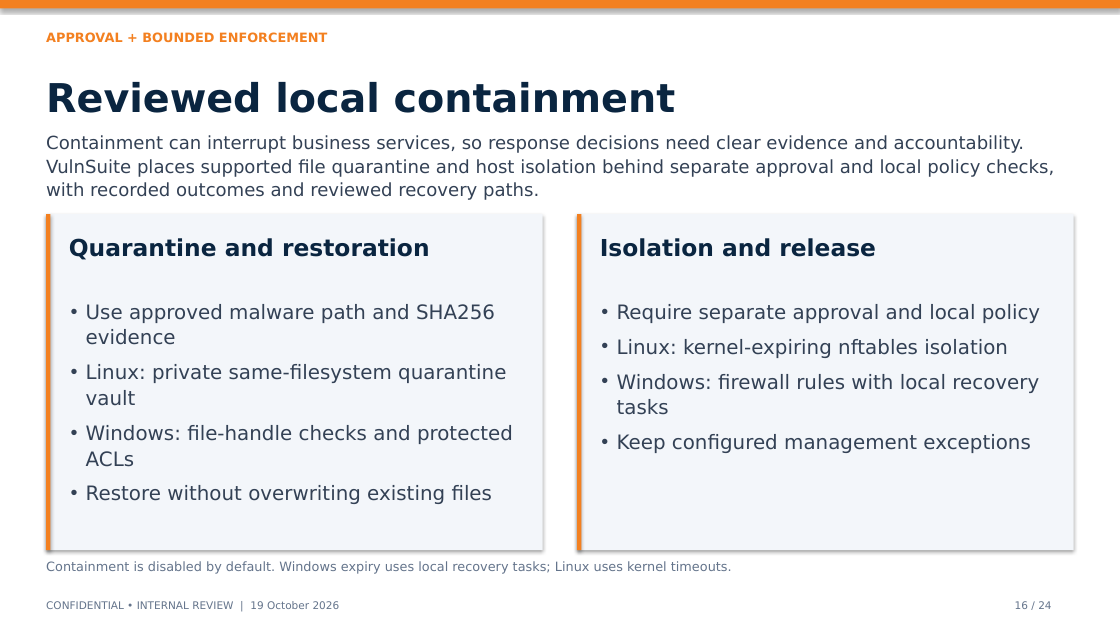
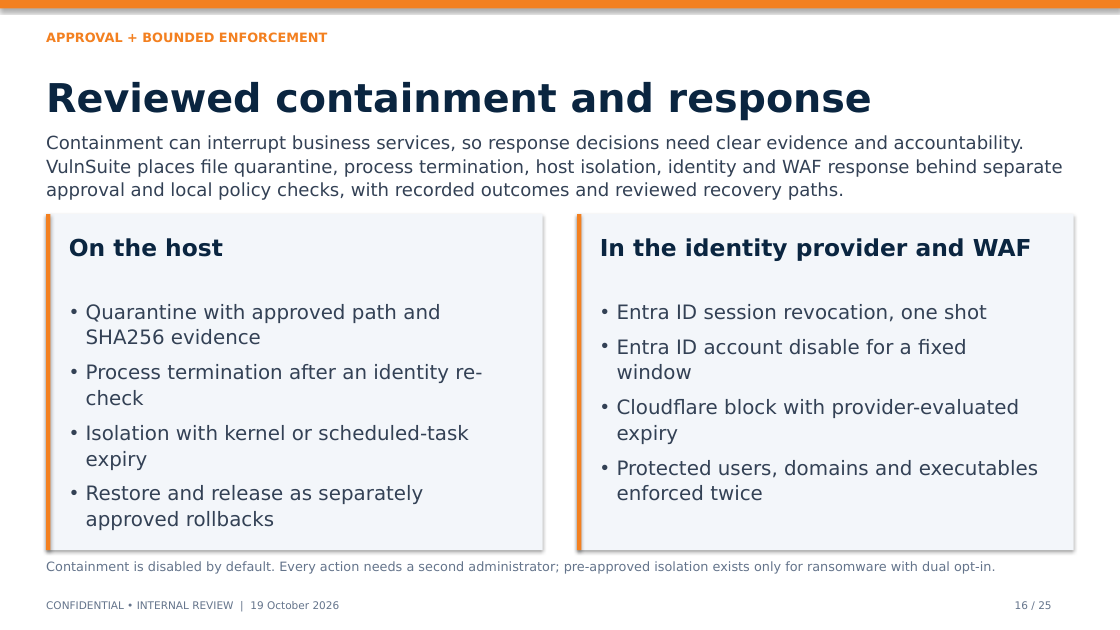
Before and after one commit to harshitrathi14/vulnsuite, a slide deck: slide 16 of VulnSuite_Executive_Deck_FINAL.pptx. Drawn at 1120x630 pixels with LibreOffice and Linux fonts; fonts in the diff are those of the drawing. Boxes give left, top, right and bottom in pixels: in the first picture for what was removed or moved away, otherwise in the second. Text is boxed around its words. In the diff, an @@ line names an element or a change of style, - is before the commit and + after.

```diff
--- a/VulnSuite_Executive_Deck_FINAL.pptx
+++ b/VulnSuite_Executive_Deck_FINAL.pptx
@@ text at box(46, 82, 872, 121): text changed @@
-Reviewed local containment
+Reviewed containment and response
@@ text at box(46, 135, 1063, 200): text changed @@
-Containment can interrupt business services, so response decisions need clear evidence and accountability. VulnSuite places supported file quarantine and host isolation behind separate approval and local policy checks, with recorded outcomes and reviewed recovery paths.
+Containment can interrupt business services, so response decisions need clear evidence and accountability. VulnSuite places file quarantine, process termination, host isolation, identity and WAF response behind separate approval and local policy checks, with recorded outcomes and reviewed recovery paths.
@@ text at box(69, 238, 223, 257): text changed @@
-Quarantine and restoration
+On the host
@@ text at box(600, 238, 1032, 261): text changed @@
-Isolation and release
+In the identity provider and WAF
@@ text at box(86, 304, 482, 530): text changed @@
-• Use approved malware path and SHA256 evidence
-• Linux: private same-filesystem quarantine vault
-• Windows: file-handle checks and protected ACLs
-• Restore without overwriting existing files
+• Quarantine with approved path and SHA256 evidence
+• Process termination after an identity re-check
+• Isolation with kernel or scheduled-task expiry
+• Restore and release as separately approved rollbacks
@@ text at box(617, 304, 1038, 501): text changed @@
-• Require separate approval and local policy
-• Linux: kernel-expiring nftables isolation
-• Windows: firewall rules with local recovery tasks
-• Keep configured management exceptions
+• Entra ID session revocation, one shot
+• Entra ID account disable for a fixed window
+• Cloudflare block with provider-evaluated expiry
+• Protected users, domains and executables enforced twice
@@ text at box(46, 561, 995, 574): text changed @@
-Containment is disabled by default. Windows expiry uses local recovery tasks; Linux uses kernel timeouts.
+Containment is disabled by default. Every action needs a second administrator; pre-approved isolation exists only for ransomware with dual opt-in.
@@ text at box(1015, 601, 1051, 609): text changed @@
-16 / 24
+16 / 25
```
Also in this commit, not shown: 23 other slides changed, 1 slide added, 8 other files.
